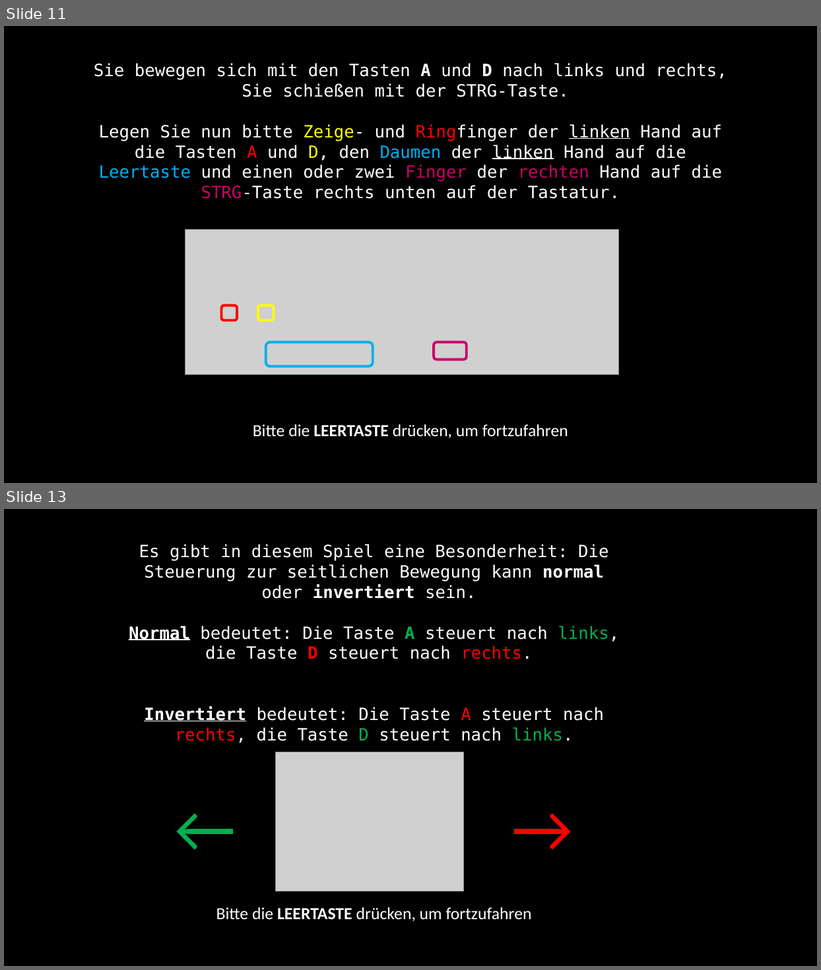
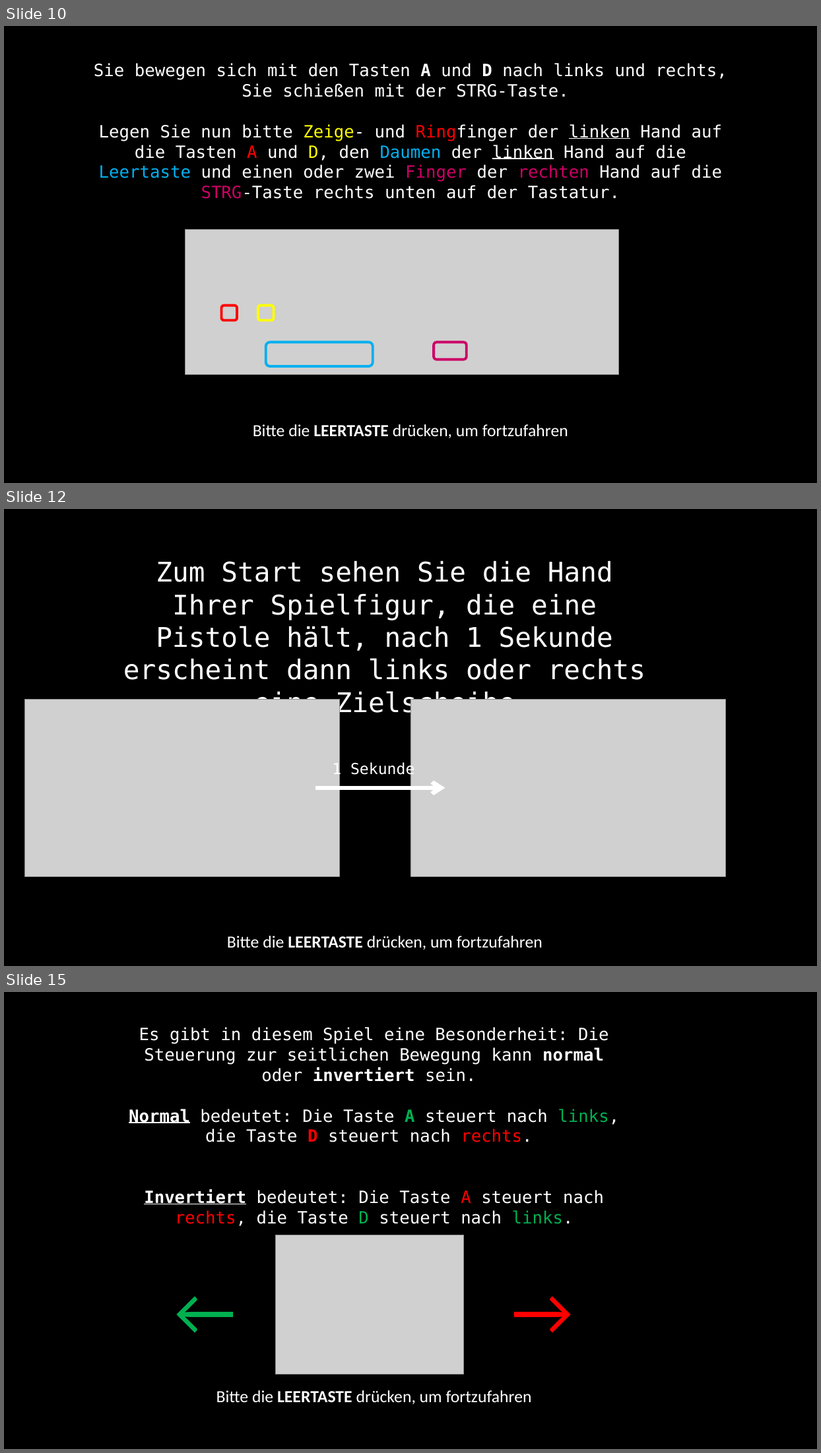
Before and after one commit to sean-mulready/Vizdoom-Scripts, a slide deck: exp_img/instructions.pptx. Shown one above the other, each under a label of ours: slides 11 and 13 before the commit, slides 10, 12 and 15 after it; the slides between them are not shown. The pictures are 821x970 and 821x1453 pixels, drawn with LibreOffice and Linux fonts; fonts in the diff are those of the drawing; grey boxes stand for pictures. Boxes give left, top, right and bottom in pixels: in the first picture for what was removed or moved away, otherwise in the second. Text is boxed around its words. In the diff, an @@ line names an element or a change of style, - is before the commit and + after.

```diff
--- a/exp_img/instructions.pptx
+++ b/exp_img/instructions.pptx
@@ slide 12 added at bbox=[4, 509, 817, 966], background #000000 @@
@@ text added at bbox=[123, 560, 646, 950], 32 pt, text #FFFFFF @@
+Zum Start sehen Sie die Hand Ihrer Spielfigur, die eine Pistole hält, nach 1 Sekunde erscheint dann links oder rechts eine Zielscheibe
+Bitte die LEERTASTE drücken, um fortzufahren
@@ picture added at bbox=[24, 699, 340, 876] @@
@@ picture added at bbox=[411, 699, 726, 876] @@
@@ text added at bbox=[332, 762, 415, 778], 18 pt, text #FFFFFF @@
+1 Sekunde
@@ arrow added from (316, 788) to (446, 788), #FFFFFF 5 pt @@
@@ what was slide 11 is now slide 10 @@
@@ what was slide 13 is now slide 15 @@
```
Also in this commit, not shown: 4 slides changed, 3 other slides added, 2 slides removed, 11 other files.
